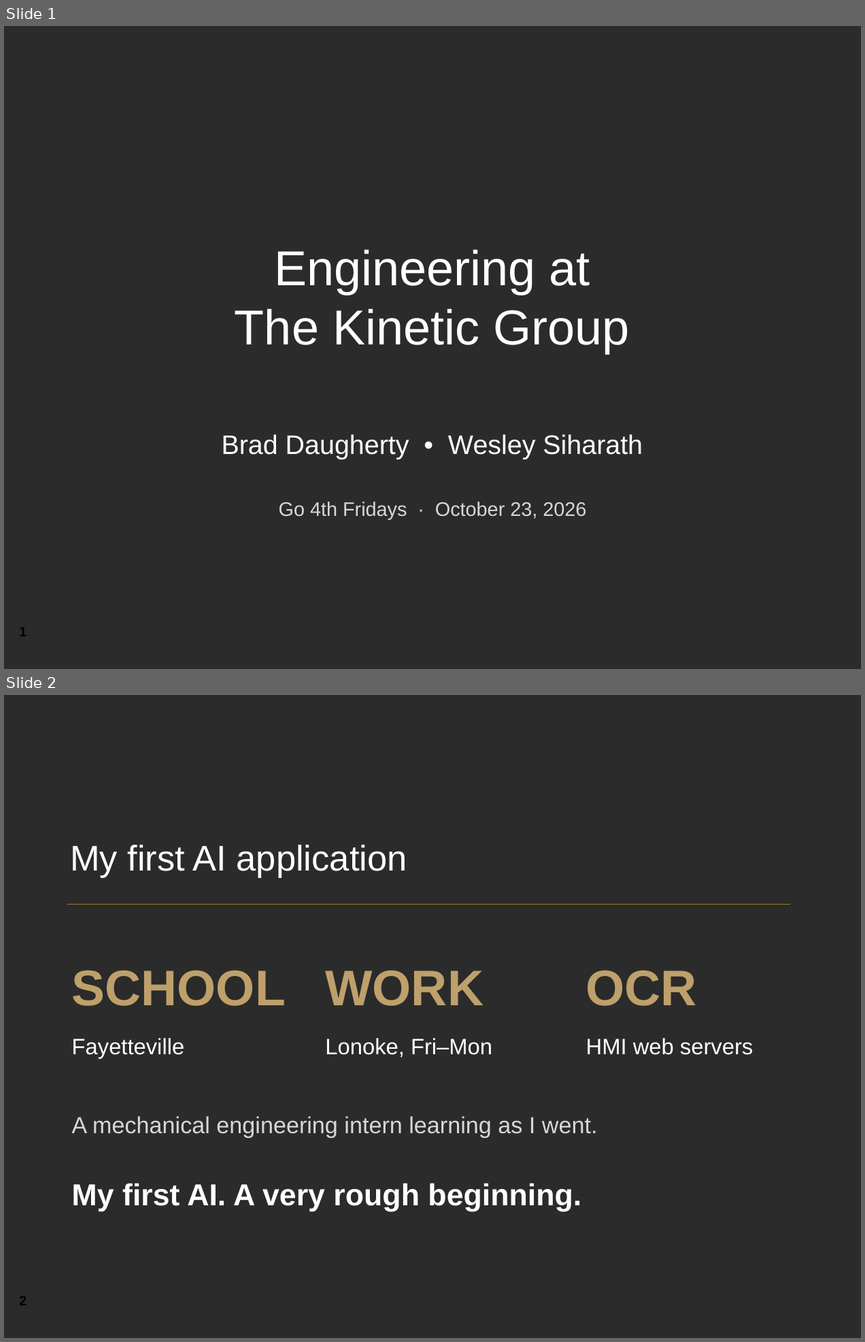
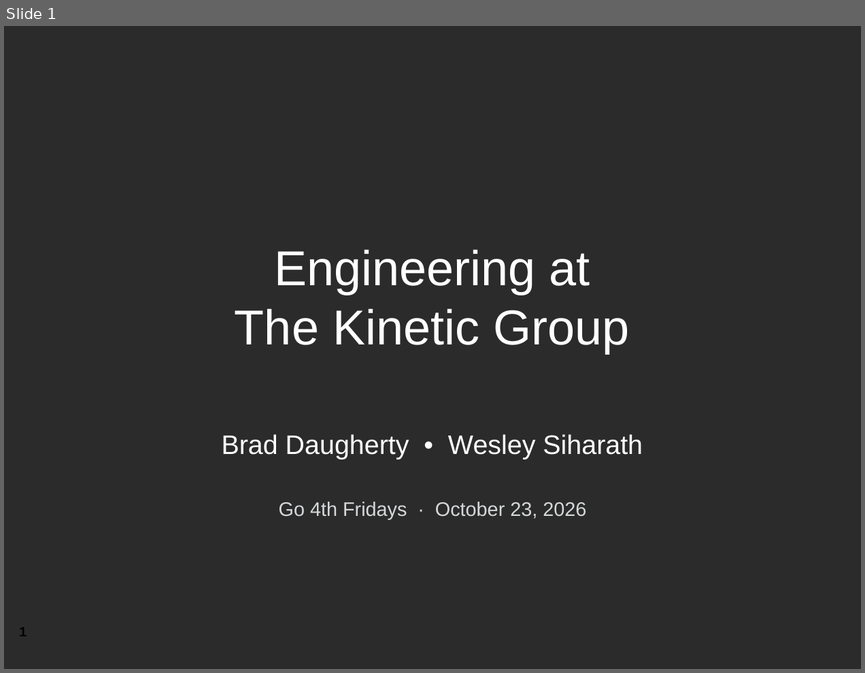
Before and after one commit to YeChamo/part-tracking-demo-ualr, a slide deck: docs/presentation/Engineering_at_The_Kinetic_Group.pptx. Shown one above the other, each under a label of ours: slides 1 and 2 before the commit, slide 1 after it. The pictures are 865x1342 and 865x673 pixels, drawn with LibreOffice and Linux fonts; fonts in the diff are those of the drawing; background and template pictures are left out; a plain dark background stands for a picture behind light text. Boxes give left, top, right and bottom in pixels: in the first picture for what was removed or moved away, otherwise in the second. Text is boxed around its words. In the diff, an @@ line names an element or a change of style, - is before the commit and + after.

```diff
--- a/docs/presentation/Engineering_at_The_Kinetic_Group.pptx
+++ b/docs/presentation/Engineering_at_The_Kinetic_Group.pptx
@@ slide 2 removed at bbox=[4, 695, 861, 1338], background picture (left out) @@
@@ text removed at bbox=[70, 845, 407, 878] @@
-My first AI application
@@ line removed from (67, 904) to (791, 904) @@
@@ text removed at bbox=[72, 970, 286, 1006] @@
-SCHOOL
@@ text removed at bbox=[325, 970, 483, 1006] @@
-WORK
@@ text removed at bbox=[586, 970, 697, 1006] @@
-OCR
@@ text removed at bbox=[72, 1038, 185, 1059] @@
-Fayetteville
@@ text removed at bbox=[325, 1038, 492, 1057] @@
-Lonoke, Fri–Mon
@@ text removed at bbox=[586, 1038, 753, 1055] @@
-HMI web servers
@@ text removed at bbox=[72, 1116, 598, 1137] @@
-A mechanical engineering intern learning as I went.
@@ text removed at bbox=[72, 1183, 581, 1211] @@
-My first AI. A very rough beginning.
@@ text removed at bbox=[19, 1296, 26, 1305] @@
-2
```
Also in this commit, not shown: 14 slides changed, 2 slides added, 7 other files.
